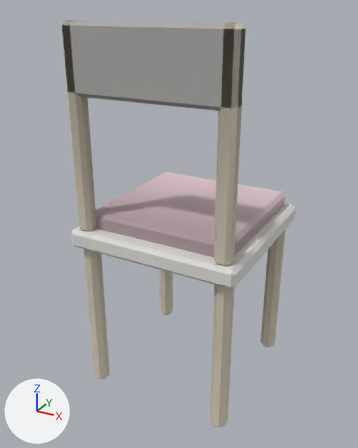
The glTF model public/assets/island/furniture-v1/furn_dining_chair__white.glb, before and after one commit.
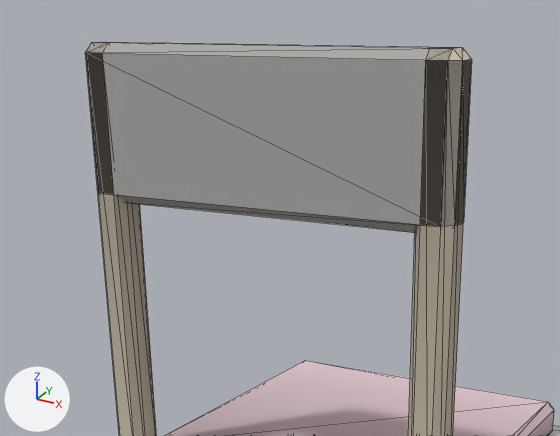
There are two pictures of each version: one whole from a camera (50 mm lens) standing at (0.576, -1.109, 1.008) and looking at (-0.021, -0.024, 0.466), one close up on the part from 6% to 80% of the width and 0% to 46% of the height. Arrows for +X, +Y and +Z are at lower left; the lights stay in place. The older version's two pictures come first. The close-ups show mesh edges as thin lines. Where no turn or scale is listed for an object, it has been applied to the vertices. Vertices at exactly the same position are counted once.
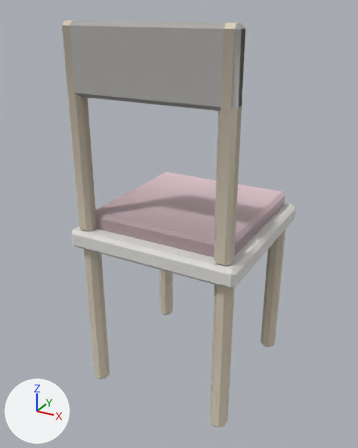
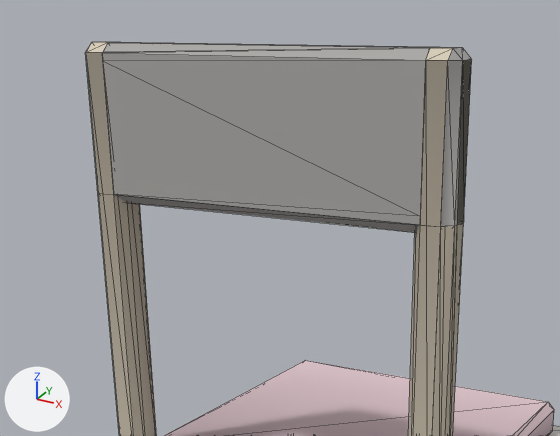
Pixel boxes [x1, y1, x2, y2] of what changed, in the close-ups (560 x 436 px):
```json
{"part": 1, "of": "me_mesh_0", "change": "reshaped", "before": [86, 42, 463, 436], "after": [98, 42, 457, 436]}
{"part": 2, "of": "me_mesh_0", "change": "recoloured", "before": [86, 44, 472, 61], "after": [86, 44, 472, 61]}
```

The change, as JSON lines over the scene's bpy script:
```json
{"block": "me_mesh_0", "where": "# used by ob_mesh_0; location = (-0.23, 0.23, 0.0)"}
{"op": "remove", "block": "me_mesh_0", "code": "me_mesh_0.from_pydata(...)  # 236 vertices, 452 faces; spans x 0.0..0.46, y -0.46..0.0, z 0.0..0.98"}
{"op": "add", "block": "me_mesh_0", "code": "me_mesh_0.from_pydata(...)  # 256 vertices, 468 faces; spans x 0.0..0.46, y -0.46..0.0, z 0.0..0.98"}
{"block": "me_mesh_0", "change": "me_mesh_0 part 1"}
{"block": "me_mesh_0", "change": "20 faces are deleted"}
{"block": "me_mesh_0", "change": "20 vertices are added at x 0.02..0.44, y -0.45..-0.41, z 0.83..0.98"}
{"block": "me_mesh_0", "change": "36 new faces join them"}
{"block": "me_mesh_0", "change": "me_mesh_0 part 2: 8 kept faces spanning x 0.02..0.44, y -0.45..-0.41, z 0.97..0.98 get new vertex colours; the middle colour goes from pale yellow #f2e6d0 to light grey #bfbdba"}
```
